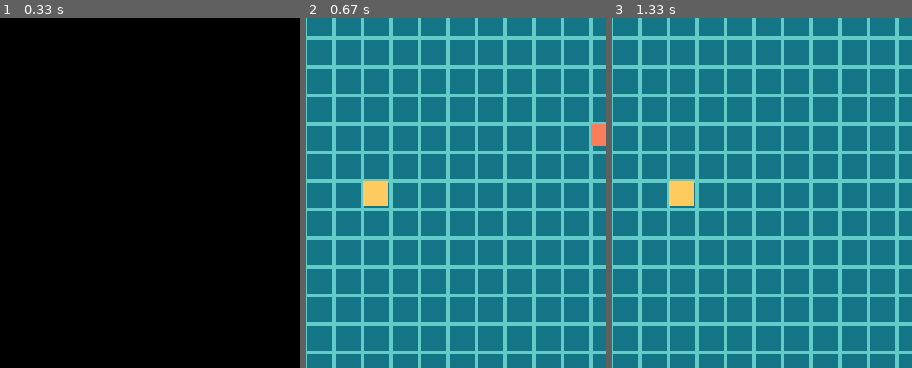
Above: before the commit, frames 1-3 (left to right).
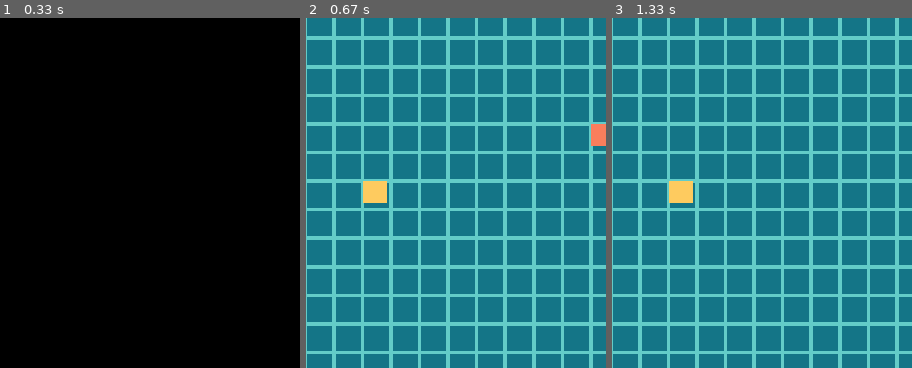
Above: after the commit, the same moments.

Repository: Tello-/Snake-in-Pygame
Game: pygame game, started from Snake_Game.py
Same seed, same stepped clock (60 frames per second), same inputs: the game is played once before the commit and once after it.
Inputs:
- Up to frame 1 (0.33 s): no input
- Up to frame 2 (0.67 s): tap Enter at 0.33 s
- Up to frame 3 (1.33 s): hold Right 0.67-1.13 s; hold Up from 1.17 s (still down)
The pictures show only the part of the screen within x 0-50%, y 26-76%; the shares and areas given below are measured in that part.

Frame 1 is identical in both runs. In frame 2, less than 0.1% of the frame differs, in the area x 19-28%, y 46-54%; in frame 3, less than 0.1%.

Commit message:
General maintanence and cleanup

Diff:
--- a/scene.py
+++ b/scene.py
@@ -24,9 +24,11 @@
 
     def _process_input(self):
         pass
-    def _update_state(self):
+    def _update_state(self)->bool:
         pass
     def _render_scene(self, window:Surface, dest:tuple):
+        pass
+    def _end_scene(self):
         pass
 
 
@@ -84,23 +86,16 @@
 
         self.BG_WIDTH = int(WINDOW_WIDTH)
         self.BG_HEIGHT = self.BG_WIDTH
-
         self.CELLS_ACROSS = 21
         self.CELLS_DOWN = 21
-
         self.CELL_WIDTH = self.BG_WIDTH / self.CELLS_ACROSS
         self.CELL_HEIGHT = self.BG_HEIGHT / self.CELLS_DOWN
-
         self.GRID_CELL_WIDTH = .90 * self.CELL_WIDTH
         self.GRID_CELL_HEIGHT = .90 * self.CELL_HEIGHT
-
-
         self.GRID_CELL_OFFSET_X = .05 * self.CELL_WIDTH
         self.GRID_CELL_OFFSET_Y = .05 * self.CELL_HEIGHT
-
         self.PLAYER_CELL_OFFSET_X = .05 * self.CELL_WIDTH
         self.PLAYER_CELL_OFFSET_Y = .05 * self.CELL_HEIGHT
-
         self.PLAYER_WIDTH = .85 * self.CELL_WIDTH
         self.PLAYER_HEIGHT = .8 * self.CELL_HEIGHT
 
@@ -117,19 +112,17 @@
         self._SNAKE_LAYER = pygame.Surface((self.PLAYER_WIDTH, self.PLAYER_HEIGHT))
         self._SCORE_PANEL_LAYER = pygame.Surface((WINDOW_WIDTH, self.BG_HEIGHT ))
 
+        self._snake = snake.Snake(self.DEFAULT_HEAD_COORD)
         self._currentDir = Direction.NONE
-
         self._pendingGrowth = False
         self._hitDetected = False
 
         self._points = 0
 
-        self._snake = snake.Snake(self.DEFAULT_HEAD_COORD)
         self.apple = None # coord to hold where apple is at once it is known
 
 
         self._gameover = False
-
         self._isRunning = True
         self._hasBegun = False
         self._timerBegun = False
@@ -217,13 +210,16 @@
 
         self._initScorePanel(self._SCORE_PANEL_LAYER)
 
+        self._score_text = self.SCORE_FONT.render("Points: {}".format(self._points), True, FADED_SCHOOLBUS)
         window.blit(self._SCORE_PANEL_LAYER, (0, self.BG_HEIGHT))
-        self._score_text = self.SCORE_FONT.render("Points: {}".format(self._points), True, FADED_SCHOOLBUS)
+
         window.blit(self._score_text, self._score_text_rect)
 
 
         pygame.display.flip()
 
+    def _end_scene(self):
+        pass
     def _initFilledBG(self, rgb, surface):
         rectColor = []
 
@@ -257,7 +253,7 @@
         rectColor = FADED_SCHOOLBUS
 
         pixPos = self._CoordToPixel(self.apple)
-        pygame.draw.rect(window, rectColor, [pixPos[0], pixPos[1], self.GRID_CELL_WIDTH, self.GRID_CELL_HEIGHT], 0)
+        pygame.draw.rect(window, rectColor, [pixPos[0], pixPos[1], self.PLAYER_WIDTH, self.PLAYER_HEIGHT], 0)
 
     def _spawnApple(self) -> list[int]:
         "Finds an open grid space at random and returns the coordinate"
